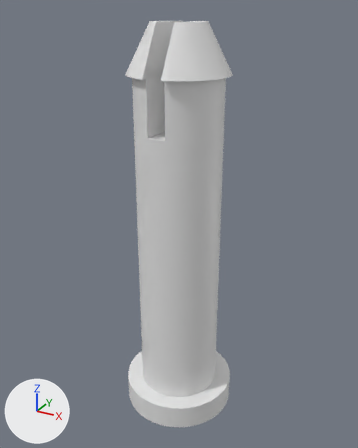
Two versions of the Blender file Eje barrefondos 2/Eje barrefondos 2.blend, one commit apart.
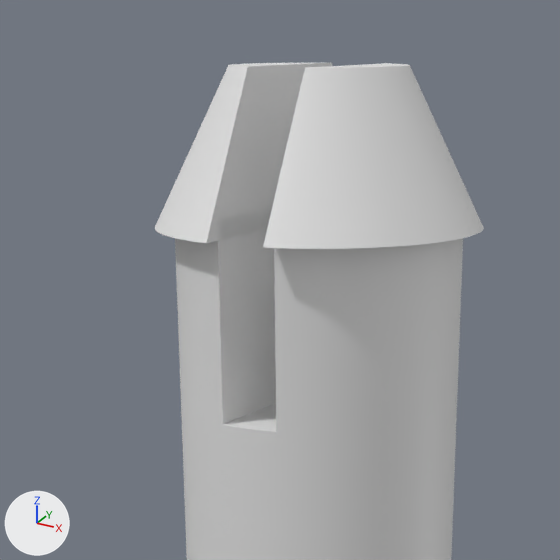
Each version is shown whole from a camera (50 mm lens) standing at (0.0251, -0.0457, 0.0455) and looking at (-0.0002, 0.0004, 0.0224), then close up on the part from 21% to 72% of the width and 0% to 41% of the height. The axes (+X, +Y, +Z) are drawn at lower left. The lights are the same throughout.

The first close-up shows 'Centro', 'Cilindro'.
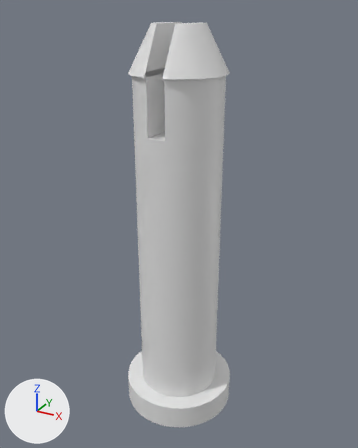
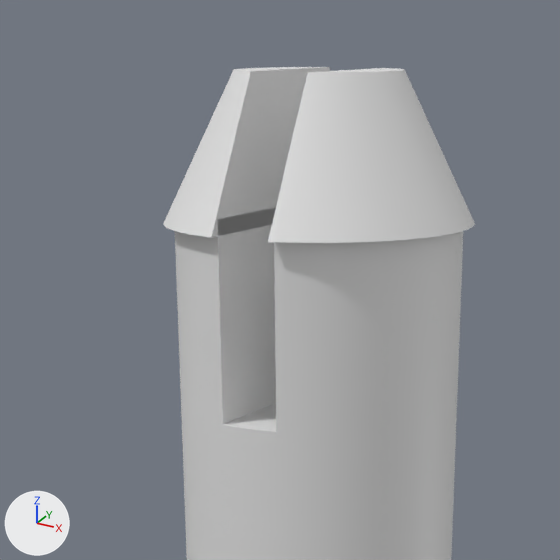
What changed in the scene script:
```text
Change ob_cilindro:
    ob_cilindro.scale: (1.12, 1.12, 1.12) -> (1.06, 1.06, 1.06)
```

Boxes (x1, y1, x2, y2) around the edits, measured in the close-ups (560 x 560 px):
'Cilindro', rescaled: before (155, 63, 484, 249); after (163, 67, 475, 243)
